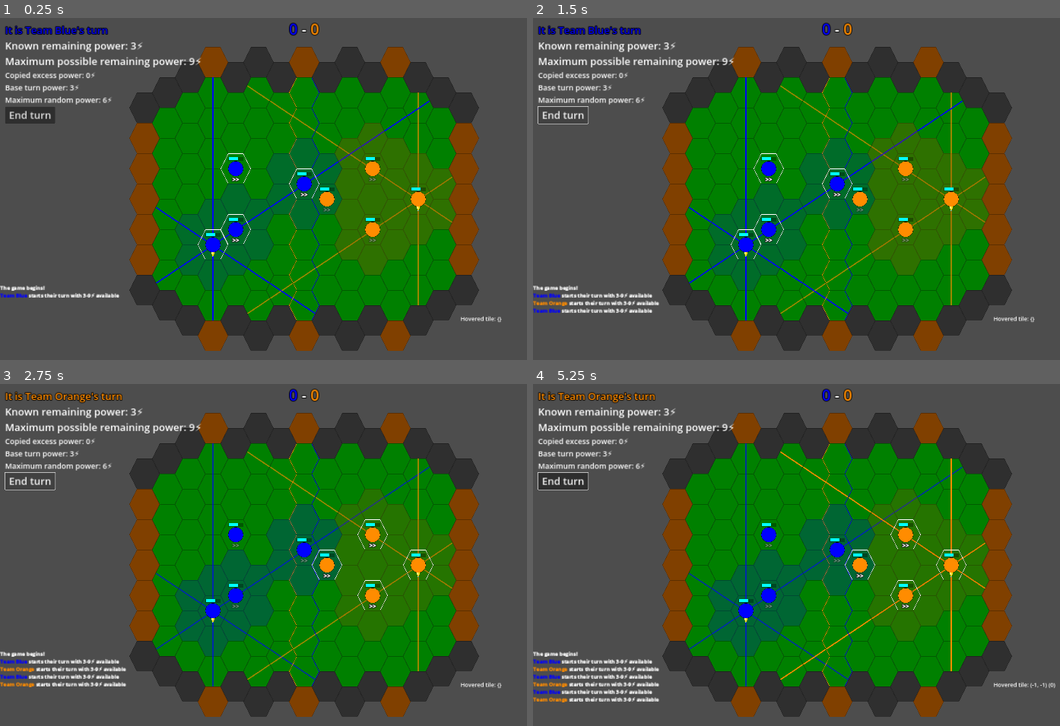
Above: before the commit, frames 1-4 (two rows, left to right).
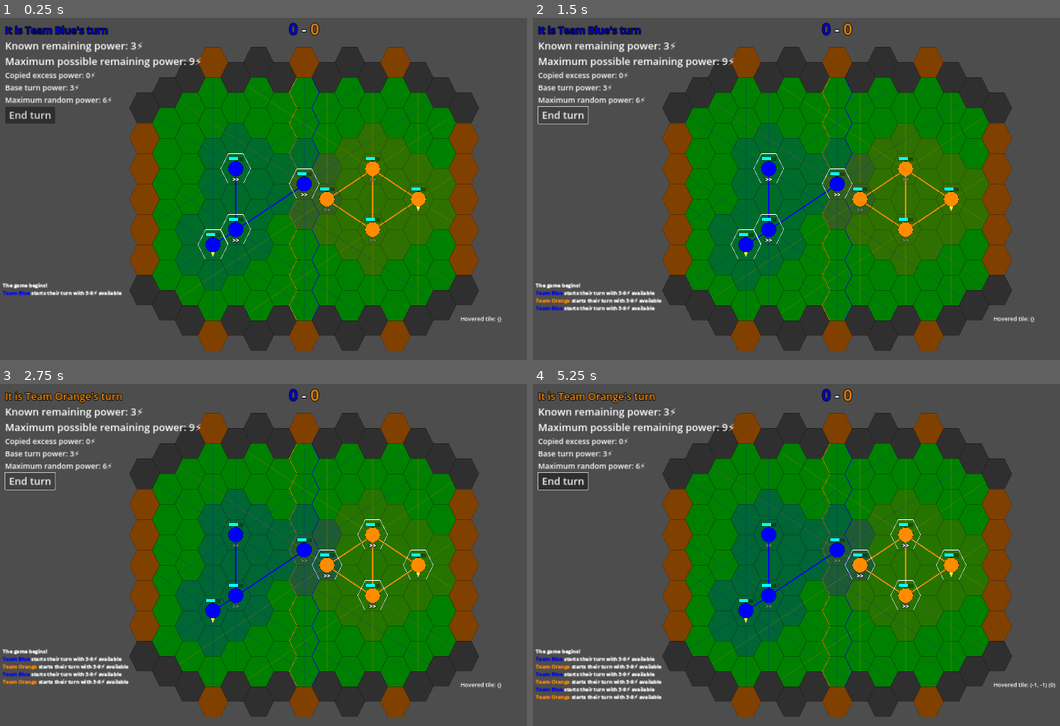
Above: after the commit, the same moments.

Repository: devencire/godot-conduit
Game: Godot game, scene res://scenes/world.tscn
Same seed, same stepped clock (60 frames per second), same inputs: the game is played once before the commit and once after it.
Inputs (mouse positions are in pixels of both pictures, inside the frame that each line leads up to):
- Up to frame 1 (0.25 s): no input
- Up to frame 2 (1.5 s): click "End turn" at 0.5 s; click "End turn" at 1.25 s
- Up to frame 3 (2.75 s): click "End turn" at 2 s
- Up to frame 4 (5.25 s): tap Enter at 2.75 s; move the mouse to (743, 619) at 2.77 s; click (743, 619) at 2.92 s; move the mouse to (770, 544) at 3.52 s; click (770, 544) at 3.67 s; move the mouse to (770, 606) at 4.27 s; click (770, 606) at 4.42 s; tap Space at 5 s; move the mouse to (838, 561) at 5.02 s; click (838, 561) at 5.17 s

The runs differ from the first frame. In frame 1, 6.2% of the frame differs, in the area x 0-86%, y 17-89%; in frame 2, 6.9%; in frame 3, 7.3%; in frame 4, 8.1%, in the area x 0-86%, y 17-94%.

Commit message:
make power lines transitive

Diff:
--- /dev/null
+++ b/scenes/control_zones.tscn
@@ -0,0 +1,49 @@
+[gd_scene load_steps=7 format=3 uid="uid://dxxmf1dm70jy3"]
+
+[ext_resource type="Script" path="res://scripts/ControlZones.gd" id="1_h77wy"]
+[ext_resource type="Texture2D" uid="uid://bu0j2ljbdu4jy" path="res://assets/hexes_2px_outline.png" id="2_5v033"]
+[ext_resource type="Texture2D" uid="uid://d08nigucg6b24" path="res://assets/power_line_hexes.png" id="3_e85r4"]
+
+[sub_resource type="TileSetAtlasSource" id="TileSetAtlasSource_uchfg"]
+texture = ExtResource("2_5v033")
+texture_region_size = Vector2i(128, 128)
+use_texture_padding = false
+0:0/next_alternative_id = 4
+0:0/0 = 0
+1:0/0 = 0
+2:0/0 = 0
+3:0/0 = 0
+0:1/0 = 0
+1:1/0 = 0
+2:1/0 = 0
+3:1/0 = 0
+
+[sub_resource type="TileSetAtlasSource" id="TileSetAtlasSource_1h532"]
+texture = ExtResource("3_e85r4")
+texture_region_size = Vector2i(128, 128)
+0:0/0 = 0
+1:0/0 = 0
+2:0/0 = 0
+3:0/0 = 0
+0:1/0 = 0
+
+[sub_resource type="TileSet" id="TileSet_dxrrb"]
+tile_shape = 3
+tile_layout = 5
+tile_offset_axis = 1
+tile_size = Vector2i(128, 128)
+sources/0 = SubResource("TileSetAtlasSource_uchfg")
+sources/1 = SubResource("TileSetAtlasSource_1h532")
+
+[node name="ControlZones" type="Node2D"]
+script = ExtResource("1_h77wy")
+
+[node name="TeamOneZones" type="TileMap" parent="."]
+modulate = Color(0, 0, 1, 1)
+tile_set = SubResource("TileSet_dxrrb")
+format = 2
+
+[node name="TeamTwoZones" type="TileMap" parent="."]
+modulate = Color(1, 0.54902, 0, 1)
+tile_set = SubResource("TileSet_dxrrb")
+format = 2
--- /dev/null
+++ b/scenes/power_line_tile_map_layer.tscn
@@ -0,0 +1,23 @@
+[gd_scene load_steps=4 format=3 uid="uid://oacxxabaayvt"]
+
+[ext_resource type="Texture2D" uid="uid://dafnq1wwftw6m" path="res://assets/power_line_partials.png" id="1_185x0"]
+
+[sub_resource type="TileSetAtlasSource" id="TileSetAtlasSource_w8864"]
+texture = ExtResource("1_185x0")
+texture_region_size = Vector2i(128, 128)
+0:0/0 = 0
+1:0/0 = 0
+2:0/0 = 0
+0:1/0 = 0
+1:1/0 = 0
+2:1/0 = 0
+
+[sub_resource type="TileSet" id="TileSet_my0kd"]
+tile_shape = 3
+tile_layout = 5
+tile_offset_axis = 1
+tile_size = Vector2i(128, 128)
+sources/0 = SubResource("TileSetAtlasSource_w8864")
+
+[node name="PowerLineTileMapLayer" type="TileMapLayer"]
+tile_set = SubResource("TileSet_my0kd")
--- /dev/null
+++ b/scenes/power_lines.tscn
@@ -0,0 +1,20 @@
+[gd_scene load_steps=2 format=3 uid="uid://cjqxrgta6sj1p"]
+
+[ext_resource type="Script" path="res://scripts/PowerLines.gd" id="1_7y1qe"]
+
+[node name="PowerLines" type="Node2D"]
+script = ExtResource("1_7y1qe")
+
+[node name="TeamOne" type="Node2D" parent="."]
+
+[node name="Inactive" type="Node2D" parent="TeamOne"]
+modulate = Color(1, 1, 1, 0.117647)
+
+[node name="Active" type="Node2D" parent="TeamOne"]
+
+[node name="TeamTwo" type="Node2D" parent="."]
+
+[node name="Inactive" type="Node2D" parent="TeamTwo"]
+modulate = Color(1, 1, 1, 0.117647)
+
+[node name="Active" type="Node2D" parent="TeamTwo"]
--- a/scenes/powered_tile.tscn
+++ /dev/null
@@ -1,21 +0,0 @@
-[gd_scene load_steps=4 format=3 uid="uid://ck7a7injey5jf"]
-
-[ext_resource type="Script" path="res://scripts/PoweredTile.gd" id="1_wu13q"]
-[ext_resource type="Texture2D" uid="uid://itqbo3pb5lwx" path="res://assets/white_hex_outline_small.png" id="2_iiifa"]
-
-[sub_resource type="SpriteFrames" id="SpriteFrames_tdexm"]
-animations = [{
-"frames": [{
-"duration": 1.0,
-"texture": ExtResource("2_iiifa")
-}],
-"loop": true,
-"name": &"default",
-"speed": 5.0
-}]
-
-[node name="PoweredTile" type="Node2D"]
-script = ExtResource("1_wu13q")
-
-[node name="Sprite" type="AnimatedSprite2D" parent="."]
-sprite_frames = SubResource("SpriteFrames_tdexm")
--- a/scenes/powered_tiles.tscn
+++ /dev/null
@@ -1,6 +0,0 @@
-[gd_scene load_steps=2 format=3 uid="uid://dxxmf1dm70jy3"]
-
-[ext_resource type="Script" path="res://scripts/PoweredTiles.gd" id="1_h7lcu"]
-
-[node name="PoweredTiles" type="Node2D"]
-script = ExtResource("1_h7lcu")
--- a/scenes/round_root.tscn
+++ b/scenes/round_root.tscn
@@ -7,15 +7,15 @@
 [ext_resource type="Texture2D" uid="uid://d08nigucg6b24" path="res://assets/power_line_hexes.png" id="5_44h0t"]
 [ext_resource type="Script" path="res://scripts/ArenaTileMap.gd" id="5_ivx7d"]
 [ext_resource type="PackedScene" uid="uid://dvuatsyki3ehj" path="res://scenes/selection.tscn" id="6_pdv55"]
-[ext_resource type="PackedScene" uid="uid://dxxmf1dm70jy3" path="res://scenes/powered_tiles.tscn" id="7_56j7m"]
+[ext_resource type="PackedScene" uid="uid://dxxmf1dm70jy3" path="res://scenes/control_zones.tscn" id="7_56j7m"]
 [ext_resource type="Script" path="res://scripts/TravelBoundaries.gd" id="8_e6aus"]
 [ext_resource type="Script" path="res://scripts/Players.gd" id="9_08gjo"]
+[ext_resource type="PackedScene" uid="uid://cjqxrgta6sj1p" path="res://scenes/power_lines.tscn" id="9_b7n2a"]
 [ext_resource type="Script" path="res://scripts/DebugShowTileLabel.gd" id="10_gxg42"]
 [ext_resource type="Script" path="res://scripts/EventLog.gd" id="11_on58r"]
-[ext_resource type="Script" path="res://scripts/ControlZones.gd" id="12_8vi0e"]
 [ext_resource type="PackedScene" uid="uid://c04vm1q3ssoxd" path="res://scenes/round_ui.tscn" id="12_v5fyg"]
 
-[sub_resource type="TileSetAtlasSource" id="TileSetAtlasSource_s34qc"]
+[sub_resource type="TileSetAtlasSource" id="TileSetAtlasSource_ksyh7"]
 texture = ExtResource("4_r6741")
 texture_region_size = Vector2i(128, 128)
 use_texture_padding = false
@@ -60,7 +60,7 @@
 unique_name_in_owner = true
 script = ExtResource("3_3xp15")
 round_root = NodePath("..")
-event_log = NodePath("../CanvasLayer/EventLog")
+event_log = NodePath("../CanvasLayer/MarginContainer/EventLog")
 
 [node name="Arena" type="Node2D" parent="."]
 position = Vector2(-48, 32)
@@ -83,18 +83,6 @@
 
 [node name="Selection" parent="Arena" instance=ExtResource("6_pdv55")]
 
-[node name="PoweredTiles" parent="Arena" instance=ExtResource("7_56j7m")]
-
-[node name="TeamOnePowerLines" type="TileMap" parent="Arena/PoweredTiles"]
-modulate = Color(0, 0, 1, 1)
-tile_set = SubResource("TileSet_ce3eq")
-format = 2
-
-[node name="TeamTwoPowerLines" type="TileMap" parent="Arena/PoweredTiles"]
-modulate = Color(1, 0.54902, 0, 1)
-tile_set = SubResource("TileSet_ce3eq")
-format = 2
-
 [node name="TravelBoundaries" type="Node2D" parent="Arena" node_paths=PackedStringArray("score_state", "arena_tilemap")]
 script = ExtResource("8_e6aus")
 score_state = NodePath("../../ScoreState")
@@ -112,17 +100,8 @@
 
 [node name="ControlZones" parent="Arena" instance=ExtResource("7_56j7m")]
 unique_name_in_owner = true
-script = ExtResource("12_8vi0e")
-
-[node name="TeamOneZones" type="TileMap" parent="Arena/ControlZones"]
-modulate = Color(0, 0, 1, 1)
-tile_set = SubResource("TileSet_ce3eq")
-format = 2
-
-[node name="TeamTwoZones" type="TileMap" parent="Arena/ControlZones"]
-modulate = Color(1, 0.54902, 0, 1)
-tile_set = SubResource("TileSet_ce3eq")
-format = 2
+
+[node name="PowerLines" parent="Arena" instance=ExtResource("9_b7n2a")]
 
 [node name="Players" type="Node2D" parent="Arena" node_paths=PackedStringArray("round_root")]
 unique_name_in_owner = true
@@ -143,15 +122,22 @@
 offset = Vector2(2.08165e-12, 2.08165e-12)
 transform = Transform2D(1, 0, 0, 1, 2.08165e-12, 2.08165e-12)
 
-[node name="EventLog" type="RichTextLabel" parent="CanvasLayer"]
-unique_name_in_owner = true
-custom_minimum_size = Vector2(500, 240)
+[node name="MarginContainer" type="MarginContainer" parent="CanvasLayer"]
 anchors_preset = 2
 anchor_top = 1.0
 anchor_bottom = 1.0
 offset_top = -240.0
 offset_right = 500.0
 grow_vertical = 0
+theme_override_constants/margin_left = 8
+theme_override_constants/margin_top = 8
+theme_override_constants/margin_right = 8
+theme_override_constants/margin_bottom = 8
+
+[node name="EventLog" type="RichTextLabel" parent="CanvasLayer/MarginContainer"]
+unique_name_in_owner = true
+custom_minimum_size = Vector2(500, 240)
+layout_mode = 2
 focus_mode = 2
 bbcode_enabled = true
 text = "[b]The game begins![/b]"
@@ -205,12 +191,12 @@
 [connection signal="changed" from="TurnState" to="RoundUI" method="_on_turn_state_changed"]
 [connection signal="new_turn_started" from="TurnState" to="Arena/ArenaTileMap" method="_on_turn_state_new_turn_started"]
 [connection signal="new_turn_started" from="TurnState" to="Arena/Selection" method="_on_turn_state_new_turn_started"]
-[connection signal="new_turn_started" from="TurnState" to="Arena/PoweredTiles" method="_on_turn_state_new_turn_started"]
 [connection signal="new_turn_started" from="TurnState" to="Arena/ControlZones" method="_on_turn_state_new_turn_started"]
+[connection signal="new_turn_started" from="TurnState" to="Arena/PowerLines" method="_on_turn_state_new_turn_started"]
 [connection signal="changed" from="ScoreState" to="Arena/TravelBoundaries" method="_on_score_state_changed"]
 [connection signal="changed" from="Arena/Players" to="ScoreState" method="_on_players_changed"]
 [connection signal="changed" from="Arena/Players" to="Arena/ArenaTileMap" method="_on_players_changed"]
-[connection signal="changed" from="Arena/Players" to="Arena/PoweredTiles" method="_on_players_changed"]
 [connection signal="changed" from="Arena/Players" to="Arena/ControlZones" method="_on_players_changed"]
+[connection signal="changed" from="Arena/Players" to="Arena/PowerLines" method="_on_players_changed"]
 [connection signal="child_order_changed" from="Arena/Players" to="Arena/Players" method="_on_child_order_changed"]
 [connection signal="pressed" from="RoundOverUI/VBoxContainer/NextRoundButton" to="." method="_on_next_round_button_pressed"]
--- a/scripts/ArenaTileMap.gd
+++ b/scripts/ArenaTileMap.gd
@@ -156,14 +156,28 @@
 func distance_from_halfway_line(cell: Vector2i) -> int:
 	return cell.x - cell.y
 
+const DIRECTION_FOR_CELL_DELTA := {
+	Vector2i(-1, -1): TileSet.CELL_NEIGHBOR_TOP_SIDE,
+	Vector2i(0, -1): TileSet.CELL_NEIGHBOR_TOP_RIGHT_SIDE,
+	Vector2i(1, 0): TileSet.CELL_NEIGHBOR_BOTTOM_RIGHT_SIDE,
+	Vector2i(1, 1): TileSet.CELL_NEIGHBOR_BOTTOM_SIDE,
+	Vector2i(0, 1): TileSet.CELL_NEIGHBOR_BOTTOM_LEFT_SIDE,
+	Vector2i(-1, 0): TileSet.CELL_NEIGHBOR_TOP_LEFT_SIDE,
+}
+
 ## Get which direction goes from `from` to `to`.
-## Only valid for adjacent cells.
+## Only valid for aligned cells.
 func direction_of_cell(from: Vector2i, to: Vector2i) -> TileSet.CellNeighbor:
-	for hex_cell_neighbor in HEX_CELL_NEIGHBORS:
-		if get_neighbor_cell(from, hex_cell_neighbor) == to:
-			return hex_cell_neighbor
-	assert(false, '%s not adjacent to %s' % [from, to])
-	return HEX_CELL_NEIGHBORS[0] as TileSet.CellNeighbor
+	var delta := to - from
+	if delta.x != 0 and delta.y != 0 and absi(delta.x) != absi(delta.y):
+		assert(false, '%s not aligned with %s' % [from, to])
+		return 0 as TileSet.CellNeighbor
+	delta /= maxi(absi(delta.x), absi(delta.y))
+	var direction: TileSet.CellNeighbor = DIRECTION_FOR_CELL_DELTA[delta]
+	if not direction:
+		assert(false, '%s not aligned with %s' % [from, to])
+		return 0 as TileSet.CellNeighbor
+	return direction
 
 ## Remove all existing pathfinding obstacles and create up-to-date ones.
 ## TODO do this incrementally instead?
@@ -179,8 +193,7 @@
 		var astar_id := ArenaTileMap._cell_to_astar_id(player.tile_position)
 		if astar.has_point(astar_id): # not true for out-of-arena players
 			astar.set_point_disabled(astar_id, true)
-		disabled_point_ids.append(astar_id)
-
+			disabled_point_ids.append(astar_id)
 
 func _on_players_changed(players: Players):
 	update_obstacles(players.all_players)
--- a/scripts/Player.gd
+++ b/scripts/Player.gd
@@ -47,14 +47,12 @@
 			free_moves_remaining = 0
 		is_beacon_changed.emit(self, is_beacon)
 
+signal is_powered_changed(player: Player, new_is_powered: bool)
+
 @export var is_powered: bool:
-	get:
-		if is_beacon:
-			return true
-		var beacon_player := players.beacon_for_team(team)
-		if not beacon_player:
-			return false
-		return arena_tilemap.are_cells_aligned(tile_position, beacon_player.tile_position)
+	set(new_is_powered):
+		is_powered = new_is_powered
+		is_powered_changed.emit(self, is_powered)
 
 # A name, just used for debugging for now
 @export var debug_name: String
@@ -78,6 +76,10 @@
 @export var can_act: bool:
 	get:
 		return status == Status.OK and not acted_this_turn
+
+@export var conscious: bool:
+	get:
+		return status != Status.KNOCKED_OUT
 
 signal acted_this_turn_changed(player: Player, now_acted: bool)
 @export var acted_this_turn: bool:
@@ -327,10 +329,8 @@
 	tween = create_tween()
 	var position := arena_tilemap.map_to_local(cell)
 	tween.tween_property(graphic, 'position', position, PUSH_DURATION).set_trans(Tween.TRANS_SINE).set_ease(Tween.EASE_OUT)
-	if arena_tilemap.is_cell_pathable(cell):
-		tile_position = cell
-	else:
-		tile_position = Constants.OFF_ARENA
+	tile_position = cell
+	if not arena_tilemap.is_cell_pathable(cell):
 		take_damage(Constants.OFF_ARENA_DAMAGE, true)
 
 func daze_if_not_dazed() -> void:
@@ -406,12 +406,12 @@
 				report_outcome(wall_push_outcome)
 				target.take_damage(force)
 			else:
-				target.push_to(current_cell)
 				var ooa_push_outcome := PushOutcome.new()
 				ooa_push_outcome.player = target
 				ooa_push_outcome.type = PushOutcomeType.OUT_OF_ARENA
 				ooa_push_outcome.distance = distance
 				report_outcome(ooa_push_outcome)
+				break
 		var player_in_next_cell := players.player_in_cell(current_cell)
 		if player_in_next_cell:
 			# defer the damage until after we report the push
--- a/scripts/Players.gd
+++ b/scripts/Players.gd
@@ -16,15 +16,32 @@
 		return players
 
 func _on_child_order_changed():
-	changed.emit(self)
+	_update_players()
 
 func _player_was_moved(_player: Player):
-	changed.emit(self)
+	_update_players()
 
 func _player_is_beacon_changed(_player: Player, is_beacon: bool):
 	if is_beacon: # only emit once, for the receiver of the throw
-		print('emitting changed after the throw')
-		changed.emit(self)
+		_update_players()
+
+func _player_status_changed(_player: Player, status: Player.Status):
+	_update_players()
+
+# only recalculate once an action has finished all player moves
+# (otherwise players can be overlapping or other weird states)
+var will_update := false
+
+func _update_players():
+	if will_update:
+		return
+	_perform_update.call_deferred()
+	will_update = true
+
+func _perform_update():
+	will_update = false
+	_set_is_powered_on_players()
+	changed.emit(self)
 
 func add_player(team: Constants.Team, tile_position: Vector2i, is_beacon: bool = false):
 	var player: Player = player_scene.instantiate()
@@ -34,6 +51,7 @@
 	player.is_beacon = is_beacon
 	player.was_moved.connect(_player_was_moved)
 	player.is_beacon_changed.connect(_player_is_beacon_changed)
+	player.status_changed.connect(_player_status_changed)
 	add_child(player)
 
 func player_in_cell(cell: Vector2i, team: Constants.Team = Constants.Team.NONE) -> Player:
@@ -53,5 +71,27 @@
 func players_on_team(team: Constants.Team) -> Array[Player]:
 	return all_players.filter(func(player: Player): return player.team == team)
 
+func conscious_players_on_team(team: Constants.Team) -> Array[Player]:
+	return all_players.filter(func(player: Player): return player.team == team and player.conscious)
+
 func powered_players_on_team(team: Constants.Team) -> Array[Player]:
 	return players_on_team(team).filter(func(player: Player): return player.is_powered)
+
+func _set_is_powered_on_players() -> void:
+	for team in [Constants.Team.ONE, Constants.Team.TWO]:
+		_set_is_powered_on_players_of_team(team)
+
+func _set_is_powered_on_players_of_team(team: Constants.Team) -> void:
+	var team_players := players_on_team(team)
+	for player in team_players:
+		player.is_powered = player.conscious and player.is_beacon
+	var beacon_player := beacon_for_team(team)
+	if not beacon_player:
+		return
+	var newly_powered_players: Array[Player] = [beacon_player]
+	while newly_powered_players.size() > 0:
+		var casting_player: Player = newly_powered_players.pop_back()
+		for player in team_players:
+			if player.conscious and not player.is_powered and player.arena_tilemap.are_cells_aligned(player.tile_position, casting_player.tile_position):
+				player.is_powered = true
+				newly_powered_players.push_back(player)
--- /dev/null
+++ b/scripts/PowerLines.gd
@@ -0,0 +1,102 @@
+class_name PowerLines
+
+extends Node2D
+
+var tilemap_layer_scene := preload("res://scenes/power_line_tile_map_layer.tscn")
+
+@onready var arena_tilemap: ArenaTileMap = %ArenaTileMap
+@onready var players: Players = %Players
+@onready var turn_state: TurnState = %TurnState
+
+class TeamLayersRef:
+	var active: Dictionary # Dictionary[TileSet.CellNeighbor, TileMapLayer]
+	var inactive: Dictionary # Dictionary[TileSet.CellNeighbor, TileMapLayer]
+
+var team_one: TeamLayersRef
+var team_two: TeamLayersRef
+
+const ATLAS_COORDS_FOR_DIRECTION := {
+	TileSet.CELL_NEIGHBOR_TOP_SIDE: Vector2(0, 0),
+	TileSet.CELL_NEIGHBOR_TOP_RIGHT_SIDE: Vector2(1, 0),
+	TileSet.CELL_NEIGHBOR_BOTTOM_RIGHT_SIDE: Vector2(2, 1),
+	TileSet.CELL_NEIGHBOR_BOTTOM_SIDE: Vector2(0, 1),
+	TileSet.CELL_NEIGHBOR_BOTTOM_LEFT_SIDE: Vector2(1, 1),
+	TileSet.CELL_NEIGHBOR_TOP_LEFT_SIDE: Vector2(2, 0),
+}
+
+const OPPOSITE_DIRECTION := {
+	TileSet.CELL_NEIGHBOR_TOP_SIDE: TileSet.CELL_NEIGHBOR_BOTTOM_SIDE,
+	TileSet.CELL_NEIGHBOR_TOP_RIGHT_SIDE: TileSet.CELL_NEIGHBOR_BOTTOM_LEFT_SIDE,
+	TileSet.CELL_NEIGHBOR_BOTTOM_RIGHT_SIDE: TileSet.CELL_NEIGHBOR_TOP_LEFT_SIDE,
+	TileSet.CELL_NEIGHBOR_BOTTOM_SIDE: TileSet.CELL_NEIGHBOR_TOP_SIDE,
+	TileSet.CELL_NEIGHBOR_BOTTOM_LEFT_SIDE: TileSet.CELL_NEIGHBOR_TOP_RIGHT_SIDE,
+	TileSet.CELL_NEIGHBOR_TOP_LEFT_SIDE: TileSet.CELL_NEIGHBOR_BOTTOM_RIGHT_SIDE,
+}
+
+func _ready() -> void:
+	team_one = _instantiate_team_layers(Constants.Team.ONE, $TeamOne)
+	team_two = _instantiate_team_layers(Constants.Team.TWO, $TeamTwo)
+
+func _instantiate_team_layers(team: Constants.Team, team_root: Node2D) -> TeamLayersRef:
+	team_root.modulate = Constants.team_color(team)
+	var ref := TeamLayersRef.new()
+	ref.active = {}
+	ref.inactive = {}
+	for direction in ATLAS_COORDS_FOR_DIRECTION:
+		ref.active[direction] = _instantiate_tile_map_layer(team_root.find_child("Active"))
+		ref.inactive[direction] = _instantiate_tile_map_layer(team_root.find_child("Inactive"))
+	return ref
+
+func _instantiate_tile_map_layer(parent: Node2D) -> TileMapLayer:
+	var layer: TileMapLayer = tilemap_layer_scene.instantiate()
+	parent.add_child(layer)
+	return layer
+
+func _set_power_lines() -> void:
+	_set_power_lines_for_team(Constants.Team.ONE, team_one)
+	_set_power_lines_for_team(Constants.Team.TWO, team_two)
+
+func _set_power_lines_for_team(team: Constants.Team, ref: TeamLayersRef) -> void:
+	for direction in ref.active:
+		ref.active[direction].clear()
+		ref.inactive[direction].clear()
+
+	for player in players.powered_players_on_team(team):
+		_flood_active_power_lines_from_player(player, ref)
+		_set_inactive_power_lines_from_player(player, ref)
+
+func _flood_active_power_lines_from_player(casting_player: Player, ref: TeamLayersRef) -> void:
+	for player in players.powered_players_on_team(casting_player.team):
+		if player != casting_player and arena_tilemap.are_cells_aligned(casting_player.tile_position, player.tile_position):
+			var direction := arena_tilemap.direction_of_cell(casting_player.tile_position, player.tile_position)
+			var opposite_direction: TileSet.CellNeighbor = OPPOSITE_DIRECTION[direction]
+			var active_layer: TileMapLayer = ref.active[direction]
+			var opposite_active_layer: TileMapLayer = ref.active[opposite_direction]
+			var atlas_coords: Vector2i = ATLAS_COORDS_FOR_DIRECTION[direction]
+			var opposite_atlas_coords: Vector2i = ATLAS_COORDS_FOR_DIRECTION[opposite_direction]
+			var current_cell := casting_player.tile_position
+			active_layer.set_cell(current_cell, 0, atlas_coords)
+			while current_cell != player.tile_position:
+				current_cell = arena_tilemap.get_neighbor_cell(current_cell, direction)
+				opposite_active_layer.set_cell(current_cell, 0, opposite_atlas_coords)
+				if current_cell != player.tile_position:
+					active_layer.set_cell(current_cell, 0, atlas_coords)
+
+func _set_inactive_power_lines_from_player(player: Player, ref: TeamLayersRef) -> void:
+	var aligned_cells_by_direction := arena_tilemap.get_aligned_cells_by_direction(player.tile_position)
+	for direction in aligned_cells_by_direction:
+		var opposite_direction: TileSet.CellNeighbor = OPPOSITE_DIRECTION[direction]
+		var inactive_layer: TileMapLayer = ref.inactive[direction]
+		var opposite_inactive_layer: TileMapLayer = ref.inactive[opposite_direction]
+		var atlas_coords: Vector2i = ATLAS_COORDS_FOR_DIRECTION[direction]
+		var opposite_atlas_coords: Vector2i = ATLAS_COORDS_FOR_DIRECTION[opposite_direction]
+		var aligned_cells: Array[Vector2i] = aligned_cells_by_direction[direction]
+		for cell in aligned_cells:
+			inactive_layer.set_cell(cell, 0, atlas_coords)
+			opposite_inactive_layer.set_cell(cell, 0, opposite_atlas_coords)
+
+func _on_players_changed(_players: Players) -> void:
+	_set_power_lines()
+
+func _on_turn_state_new_turn_started(_state: TurnState) -> void:
+	_set_power_lines()
--- a/scripts/PoweredTiles.gd
+++ /dev/null
@@ -1,74 +0,0 @@
-class_name PoweredTiles
-
-extends Node
-
-@onready var arena_tilemap: ArenaTileMap = %ArenaTileMap
-@onready var players: Players = %Players
-@onready var turn_state: TurnState = %TurnState
-
-@onready var team_one_power_lines: TileMap = $TeamOnePowerLines
-@onready var team_two_power_lines: TileMap = $TeamTwoPowerLines
-
-var pulse_tween: Tween
-
-func _on_players_changed(_players: Players):
-	_set_powered_tiles()
-
-func _on_turn_state_new_turn_started(_state: TurnState):
-	_set_powered_tiles()
-
-func _set_powered_tiles():
-	if not is_inside_tree():
-		return
-
-	for team in [Constants.Team.ONE, Constants.Team.TWO]:
-		_set_powered_tiles_for_team(team)
-
-const POWER_LINES_SOURCE := 1
-const ATLAS_COORDS_FOR_DIRECTION := {
-	TileSet.CELL_NEIGHBOR_TOP_SIDE: Vector2(0, 0),
-	TileSet.CELL_NEIGHBOR_TOP_RIGHT_SIDE: Vector2(1, 0),
-	TileSet.CELL_NEIGHBOR_BOTTOM_RIGHT_SIDE: Vector2(2, 0),
-	TileSet.CELL_NEIGHBOR_BOTTOM_SIDE: Vector2(0, 0),
-	TileSet.CELL_NEIGHBOR_BOTTOM_LEFT_SIDE: Vector2(1, 0),
-	TileSet.CELL_NEIGHBOR_TOP_LEFT_SIDE: Vector2(2, 0),
-}
-const ATLAS_COORDS_FOR_ORIGIN := Vector2i(3, 0)
-
-func _set_powered_tiles_for_team(team: Constants.Team) -> void:
-	var power_lines_map: TileMap
-
-	if team == Constants.Team.ONE:
-		power_lines_map = team_one_power_lines
-	else:
-		power_lines_map = team_two_power_lines
-
-	power_lines_map.clear()
-	power_lines_map.modulate = Constants.team_color(team)
-
-	var beacon_player := players.beacon_for_team(team)
-	if not beacon_player:
-		return
-	var aligned_cells_by_direction := arena_tilemap.get_aligned_cells_by_direction(beacon_player.tile_position)
-	for direction in aligned_cells_by_direction:
-		var atlas_coords: Vector2i = ATLAS_COORDS_FOR_DIRECTION[direction]
-		var aligned_cells: Array[Vector2i] = aligned_cells_by_direction[direction]
-		for cell in aligned_cells:
-			power_lines_map.set_cell(0, cell, POWER_LINES_SOURCE, atlas_coords)
-	power_lines_map.set_cell(0, beacon_player.tile_position, POWER_LINES_SOURCE, ATLAS_COORDS_FOR_ORIGIN)
-
-	var team_color := Constants.team_color(team)
-	if team == turn_state.active_team:
-		# move in front of the other power line
-		move_child(power_lines_map, 1)
-
-		power_lines_map.modulate = team_color
-
-		if pulse_tween:
-			pulse_tween.kill() # I hope this means it gets freed
-		pulse_tween = create_tween()
-		pulse_tween.tween_property(power_lines_map, 'modulate', Color(team_color, 0.6), 1).set_trans(Tween.TRANS_BOUNCE)
-		pulse_tween.tween_property(power_lines_map, 'modulate', team_color, 1).set_trans(Tween.TRANS_BOUNCE)
-		pulse_tween.set_loops()
-	else:
-		power_lines_map.modulate = Color(team_color, 0.6)
--- a/scripts/Weapon.gd
+++ b/scripts/Weapon.gd
@@ -23,6 +23,7 @@
 	player.was_selected.connect(_player_was_selected)
 	player.was_deselected.connect(_player_was_deselected)
 	player.was_moved.connect(_player_was_moved)
+	player.is_powered_changed.connect(_player_is_powered_changed)
 
 func _player_was_selected(_player: Player) -> void:
 	_draw_target_selection_preview()
@@ -37,10 +38,13 @@
 	if player.selected:
 		_clear_selected_target()
 
+func _player_is_powered_changed(_player: Player, _is_powered: bool) -> void:
+	_draw_target_selection_preview()
+
 func _draw_target_selection_preview():
 	_clear_target_preview()
 	# TODO replace this when unpowered attacks are possible
-	if not player.is_powered:
+	if not player.selected or not player.is_powered:
 		return
 	target_preview = Node2D.new()
 	_draw_selectable_targets(target_preview)
Binary file added: assets/power_line_partials.png
Not shown, added: assets/power_line_partials.png.import
Not shown: 2 places in scenes/round_root.tscn that only renumber resources
